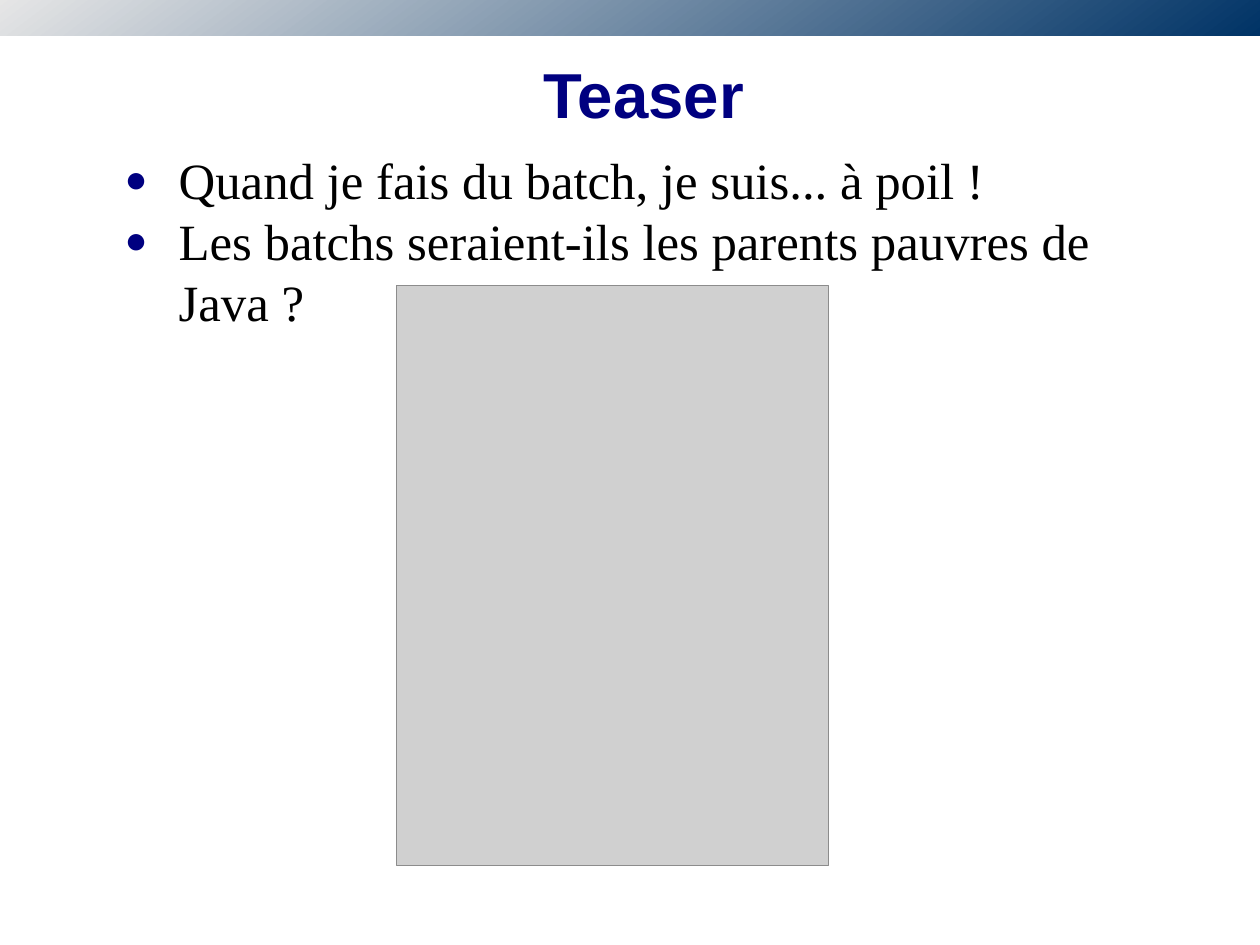
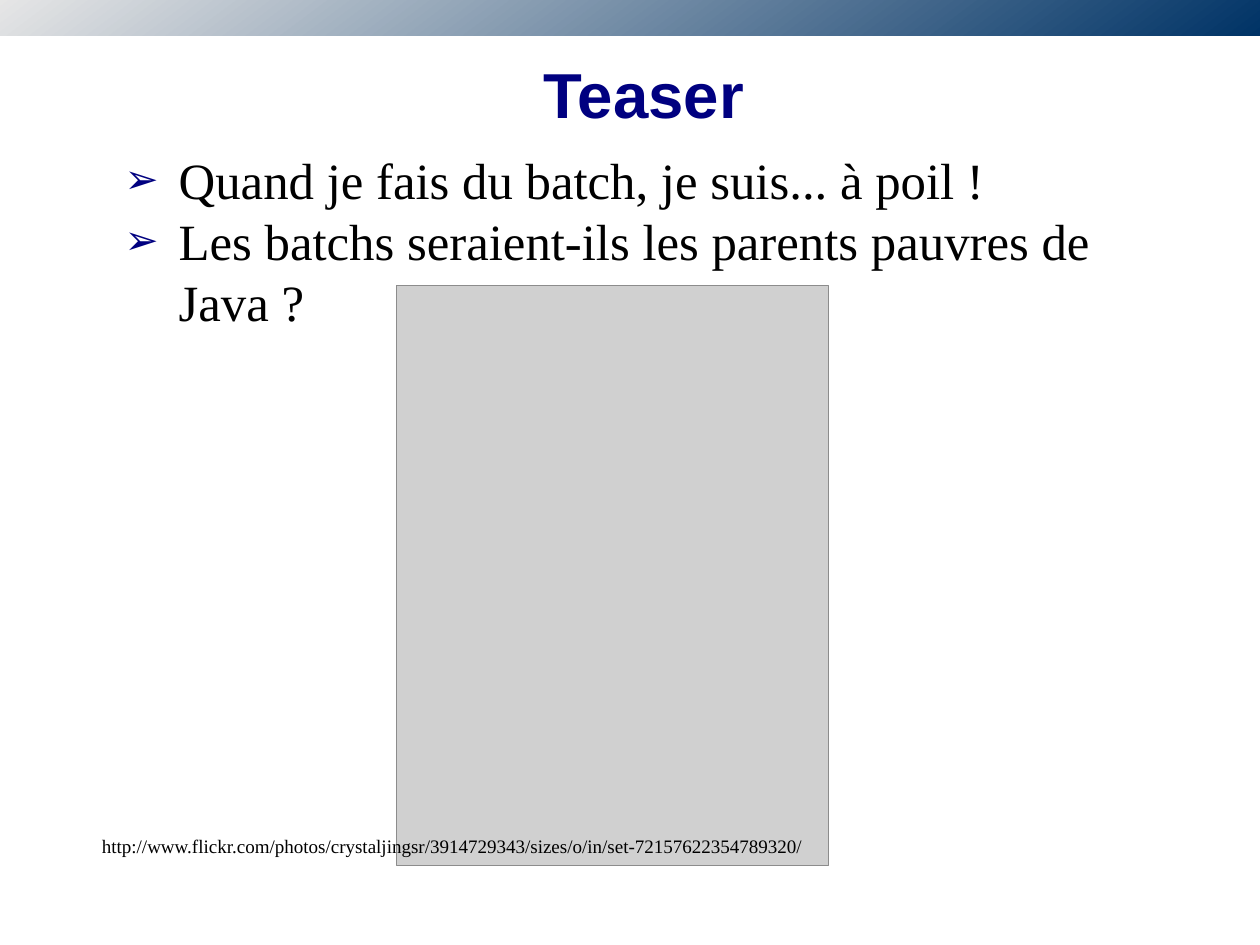
Before and after one commit to obazoud/spring-batch-sug, a slide deck: slide 6 of presentation/SUG-SpringBatch.odp. Drawn at 1260x945 pixels with LibreOffice and Linux fonts; fonts in the diff are those of the drawing; grey boxes stand for pictures; background and template pictures are left out. Boxes give left, top, right and bottom in pixels: in the first picture for what was removed or moved away, otherwise in the second. Text is boxed around its words. In the diff, an @@ line names an element or a change of style, - is before the commit and + after.

```diff
--- a/presentation/SUG-SpringBatch.odp
+++ b/presentation/SUG-SpringBatch.odp
@@ text "Quand je fais du batch, ..." at (179,163,1090,322): bullet ● to ➢ @@
@@ text added at (102,838,802,857), 12 pt, text #000000 @@
+http://www.flickr.com/photos/crystaljingsr/3914729343/sizes/o/in/set-72157622354789320/
```
Also in this commit, not shown: 5 other slides changed, 1 slide added, 1 slide removed.
